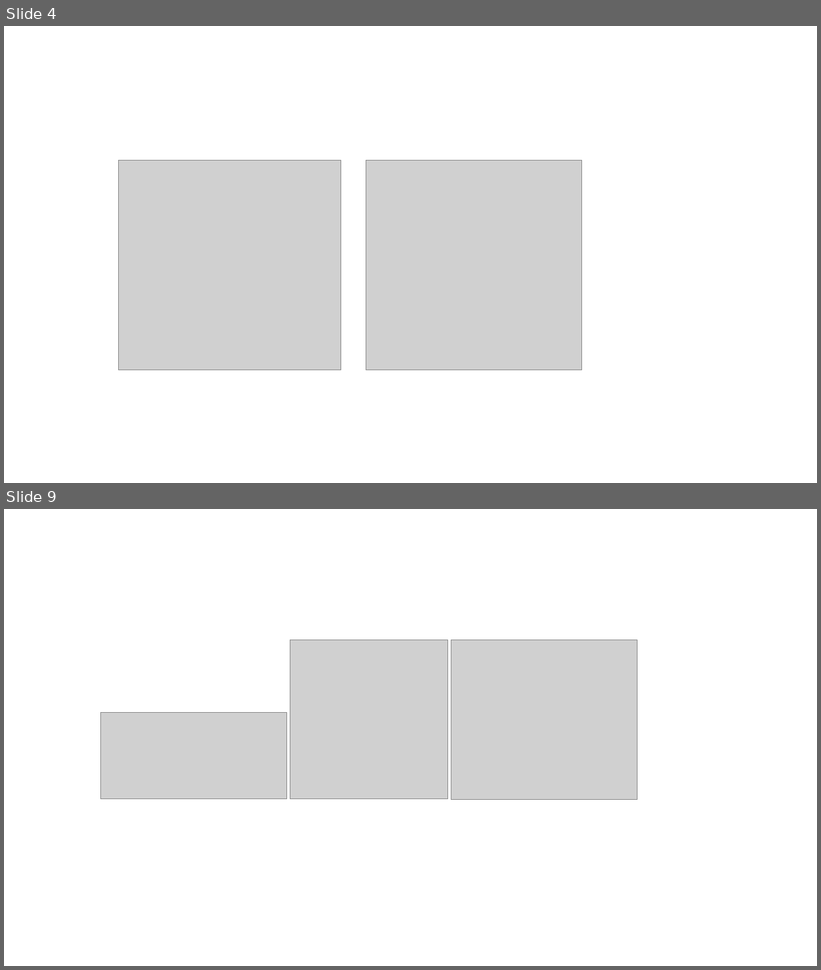
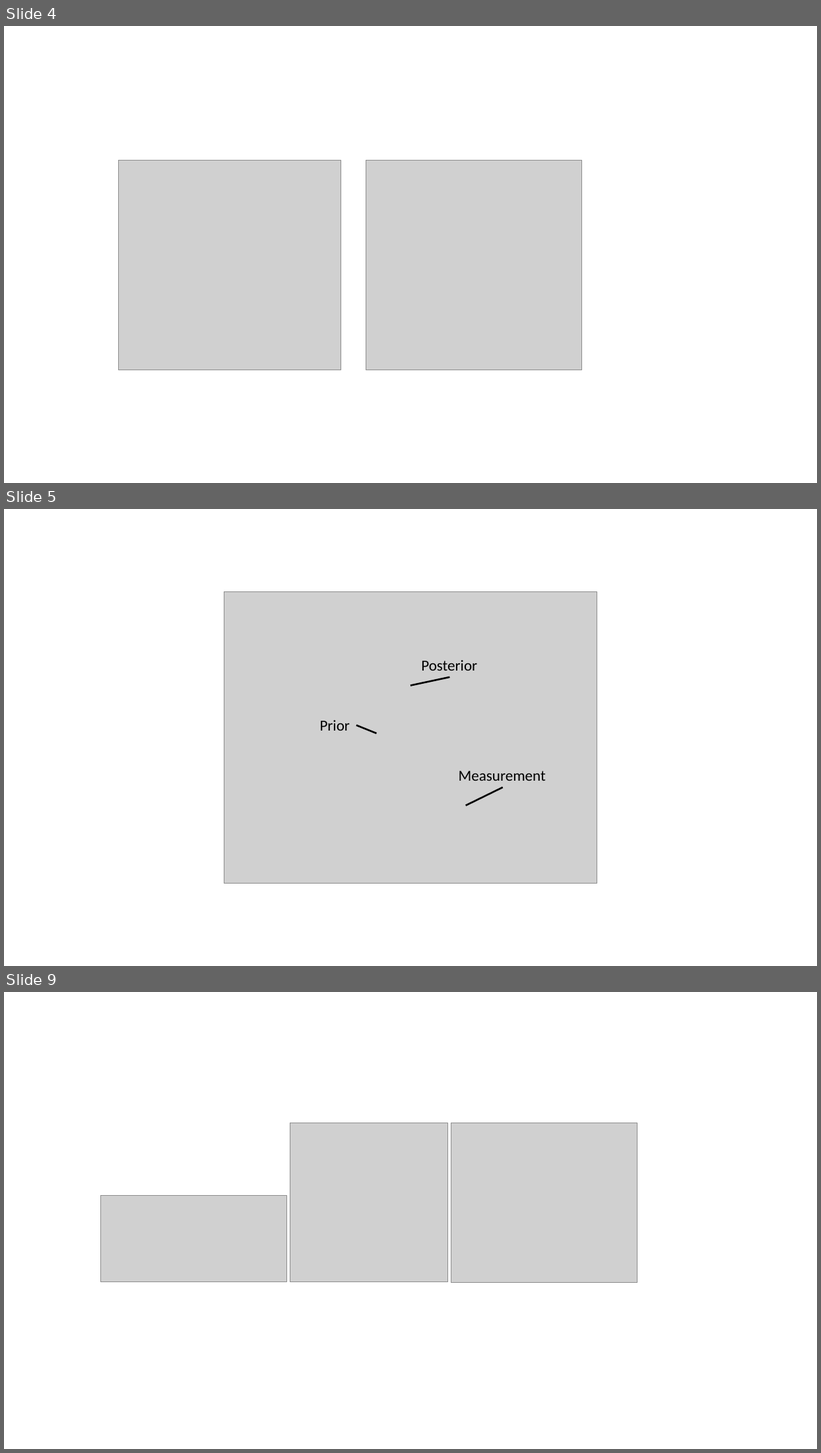
Before and after one commit to Roger-Sh/SLAM, a slide deck: fig/fig.pptx. Shown one above the other, each under a label of ours: slides 4 and 9 before the commit, slides 4, 5 and 9 after it; the slides between them are not shown. The pictures are 821x970 and 821x1453 pixels, drawn with LibreOffice and Linux fonts; fonts in the diff are those of the drawing; grey boxes stand for pictures. Boxes give left, top, right and bottom in pixels: in the first picture for what was removed or moved away, otherwise in the second. Text is boxed around its words. In the diff, an @@ line names an element or a change of style, - is before the commit and + after.

```diff
--- a/fig/fig.pptx
+++ b/fig/fig.pptx
@@ slide 5 added at [4, 509, 817, 966], background #FFFFFF @@
@@ picture added at [224, 591, 597, 883] @@
@@ text added at [421, 660, 477, 671], 18 pt, text #000000 @@
+Posterior
@@ line added from (450, 677) to (411, 686), #000000 2 pt @@
@@ text added at [320, 720, 350, 731], 18 pt, text #000000 @@
+Prior
@@ line added from (356, 725) to (377, 733), #000000 2 pt @@
@@ text added at [459, 771, 546, 781], 18 pt, text #000000 @@
+Measurement
@@ line added from (466, 805) to (503, 788), #000000 2 pt @@
```
Also in this commit, not shown: 1 other slide added, 2 slides removed, 13 other files.
